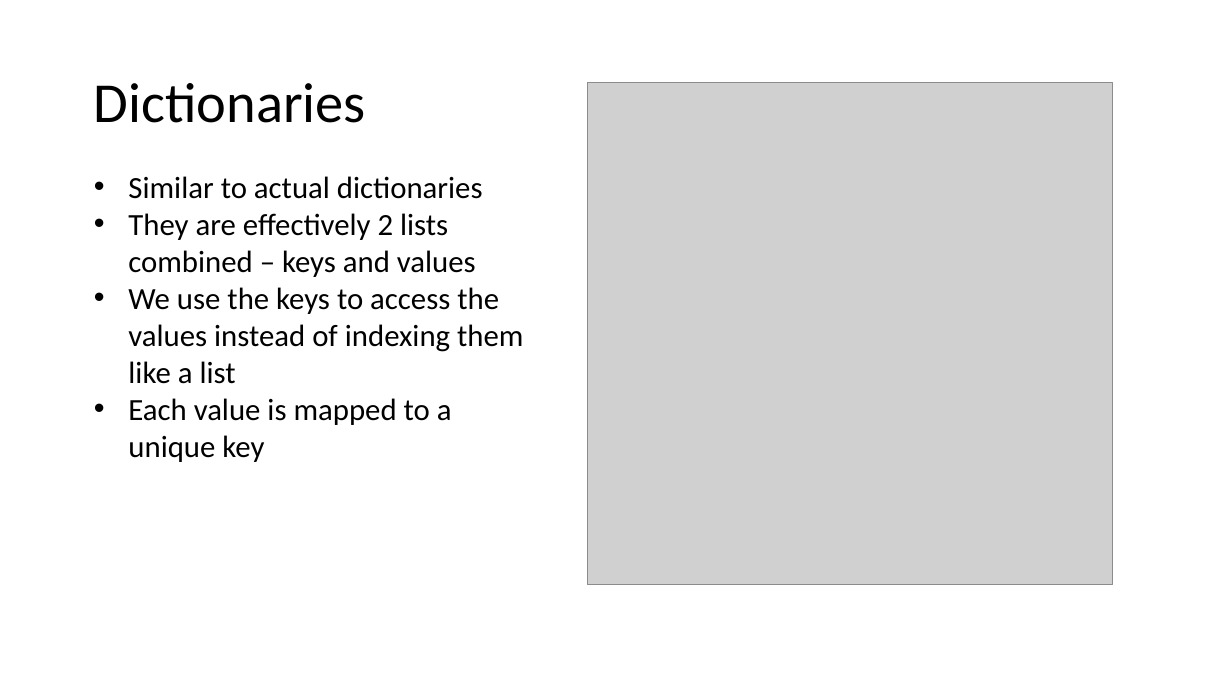
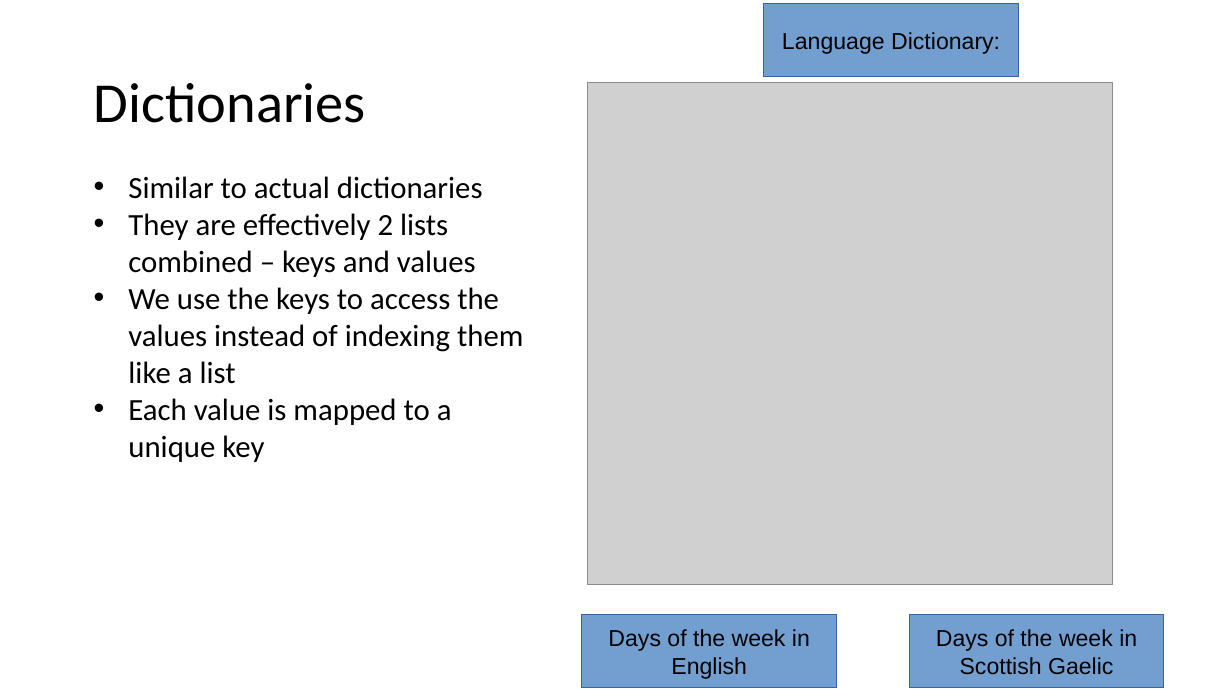
Before and after one commit to hariseldon99/msph306, a slide deck: slide 11 of notes/Intro-Python-2.pptx. Drawn at 1232x693 pixels with LibreOffice and Linux fonts; fonts in the diff are those of the drawing; grey boxes stand for pictures. Boxes give left, top, right and bottom in pixels: in the first picture for what was removed or moved away, otherwise in the second. Text is boxed around its words. In the diff, an @@ line names an element or a change of style, - is before the commit and + after.

```diff
--- a/notes/Intro-Python-2.pptx
+++ b/notes/Intro-Python-2.pptx
@@ rectangle added at (764, 4, 1019, 77), fill #729FCF, outline #3465A4 0 pt, 18 pt, text #000000 @@
+Language Dictionary:
@@ rectangle added at (582, 614, 837, 687), fill #729FCF, outline #3465A4 0 pt, 18 pt, text #000000 @@
+Days of the week in English
@@ rectangle added at (909, 614, 1164, 687), fill #729FCF, outline #3465A4 0 pt, 18 pt, text #000000 @@
+Days of the week in Scottish Gaelic
```
Also in this commit, not shown: 10 other slides changed, 3 slides added.
